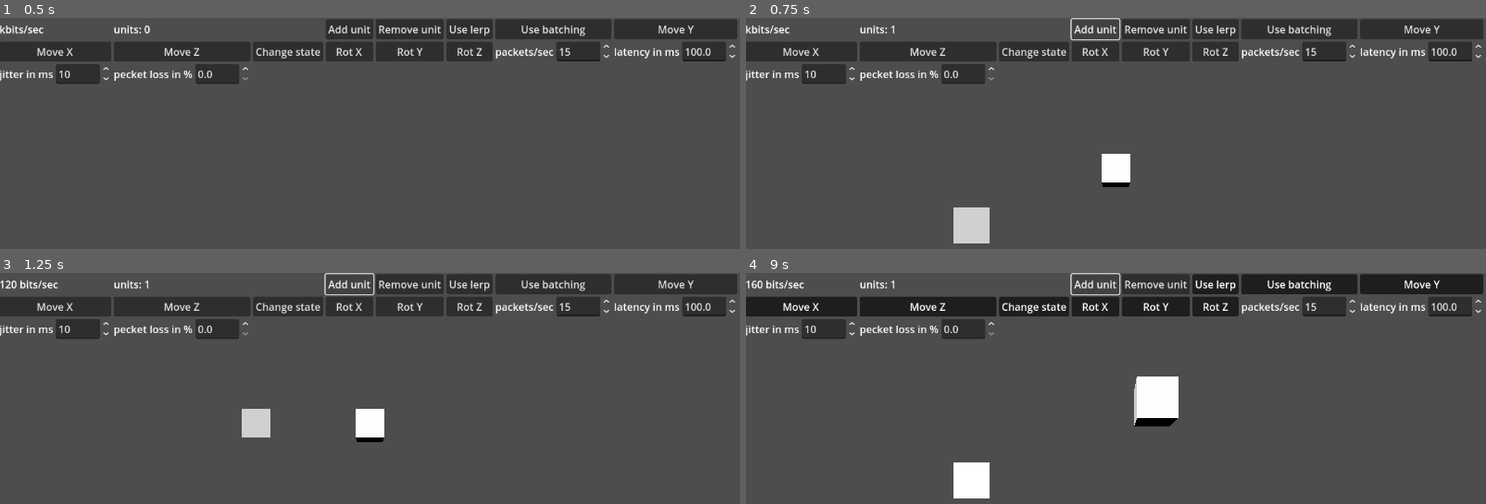
Above: before the commit, frames 1-4 (two rows, left to right).
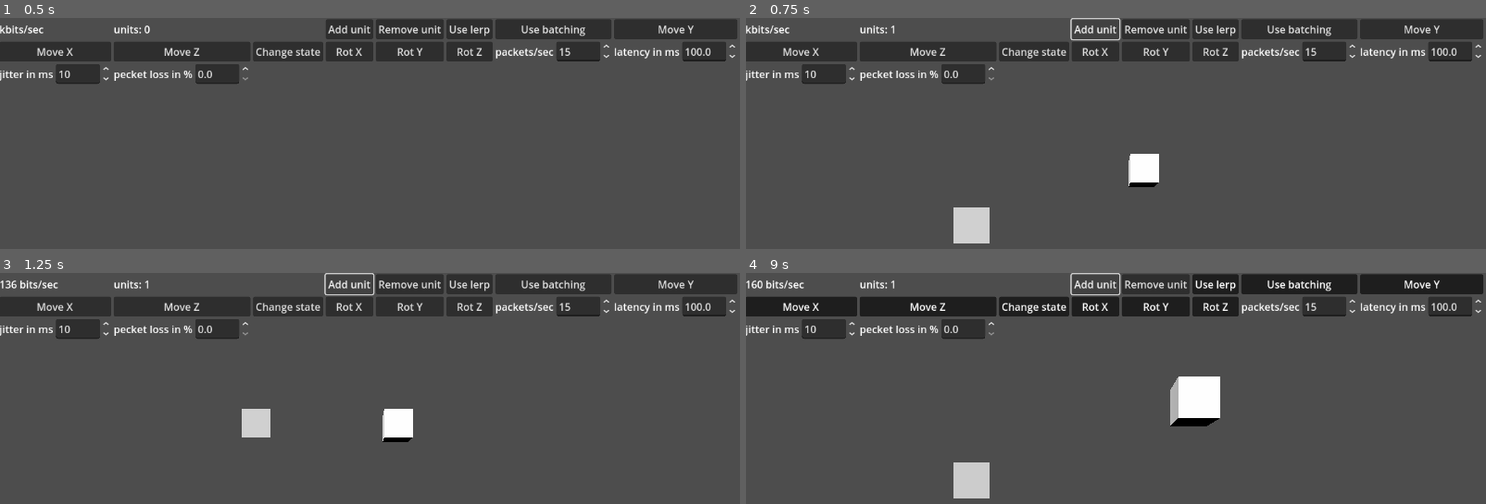
Above: after the commit, the same moments.

Repository: wowtamz/efficient-state-sync
Game: Godot game, scene res://3d/benchmark.tscn
Two runs of this game, one before a commit and one after it. Both use one fixed random seed, a clock stepped at 60 frames per second and the inputs below. This scene is started directly instead of the project's main scene.
Inputs:
- Up to frame 1 (0.5 s): no input
- Up to frame 2 (0.75 s): click "Add unit" at 0.5 s
- Up to frame 3 (1.25 s): no input
- Up to frame 4 (9 s): click "Remove unit" at 1.25 s; click "Use lerp" at 2 s; click "Use batching" at 2.75 s; click "Move Y" at 3.5 s; click "Move X" at 4.25 s; click "Move Z" at 5 s; click "Change state" at 5.75 s; click "Rot X" at 6.5 s; click "Rot Y" at 7.25 s; click "Rot Z" at 8 s; click "Add unit" at 8.75 s

Frame 1 is identical in both runs. In frame 2, 1.1% of the frame differs, in the area x 48-56%, y 58-74%; in frame 3, 1.1%; in frame 4, 3.2%, in the area x 28-65%, y 44-98%.

Commit message:
minor bug fixes of state update when switching between lerp and no lerp; reducing module and material alpha value when changing state

Diff:
--- a/2d/shadow.tscn
+++ b/2d/shadow.tscn
@@ -76,6 +76,7 @@
 
 func set_state(new_state: int) -> void:
 	modulate = states[new_state]
+	modulate.a = 0.5
 
 func set_latency(ms: float) -> void:
 	_latency = ms / 1000.0
@@ -114,6 +115,8 @@
 
 var _state_progress: float = 0.0
 var _state_progress_factor: float = 1.0
+
+var _last_state: int = 0
 
 func _ready() -> void:
 	set_process(false)
@@ -266,7 +269,8 @@
 
 func get_state_data(data: StateData) -> int:
 	var val = data.get_value(StateData.STATE)
-	return val if val else get_parent().state
+	_last_state = val if val else _last_state
+	return val if val else _last_state
 
 func get_tick(array: Array) -> int:
 	return array.get(0)
--- a/3d/benchmark.tscn
+++ b/3d/benchmark.tscn
@@ -37,7 +37,7 @@
 func add_unit(id: int = id_counter) -> void:
 	var new_unit = unit_scene.instantiate()
 	new_unit.id = id
-	new_unit.position.x = 2 + randi_range(-2, 2)
+	new_unit.position.x = 3 + randi_range(-2, 2)
 	new_unit.position.y = randi_range(-2, 2)
 	new_unit.position.z = randi_range(-2, 2)
 
--- a/3d/shadow.tscn
+++ b/3d/shadow.tscn
@@ -59,7 +59,7 @@
 	_state = state_data.get_value(StateData3D.STATE)
 
 	if pos_x:
-		position.x = -4.0 + pos_x
+		position.x = -5.0 + pos_x
 	if pos_y:
 		position.y = pos_y
 	if pos_z:
@@ -82,6 +82,7 @@
 
 func set_state(new_state: int) -> void:
 	$MeshInstance3D.mesh.material.albedo_color = states[new_state]
+	$MeshInstance3D.mesh.material.albedo_color.a = 0.5
 
 func set_lerp(val: bool) -> void:
 	_lerp = val
@@ -135,6 +136,8 @@
 
 var _state_progress: float = 0.0
 var _state_progress_factor: float = 1.0
+
+var _last_state: int = 0
 
 func _ready() -> void:
 	_start_pos = get_parent().position
@@ -282,7 +285,7 @@
 	var y = data.get_value(StateData3D.POS_Y)
 	var z = data.get_value(StateData3D.POS_Z)
 
-	var offset = -4.0
+	var offset = -5.0
 
 	_last_pos = Vector3(x + offset if x else _last_pos.x, y if y else _last_pos.y, z if z else _last_pos.z)
 
@@ -299,7 +302,8 @@
 
 func get_state_data(data: StateData) -> int:
 	var val = data.get_value(StateData.STATE)
-	return val if val else get_parent().state
+	_last_state = val if val else _last_state
+	return val if val else _last_state
 
 func get_tick(array: Array) -> int:
 	return array.get(0)
--- a/3d/unit.tscn
+++ b/3d/unit.tscn
@@ -14,9 +14,9 @@
 
 var id: int = 0
 
-var movement_area = Vector3(4, 4, 4)
+var movement_area = Vector3(8, 4, 8)
 var move_dir = Vector3(0, 0, 0)
-var move_speed = 2
+var move_speed = 4.0
 
 var state: int = 0
 var changes_state: bool = false
@@ -28,7 +28,7 @@
 var _angle_y: float = 0.0
 var _angle_z: float = 0.0
 
-var _ticks: int = 10
+var _ticks: int = 5
 var _counter: float = 0.0
 
 var _send_rate: int = 30
@@ -124,7 +124,7 @@
 		position += move_dir * move_speed * delta
 	if position.x > movement_area.x or position.x < 0:
 		move_dir.x *= -1
-	if position.y > movement_area.y or position.y < 0:
+	if position.y > movement_area.y or position.y < -4:
 		move_dir.y *= -1
 	if position.z > movement_area.z or position.z < 0:
 		move_dir.z *= -1
